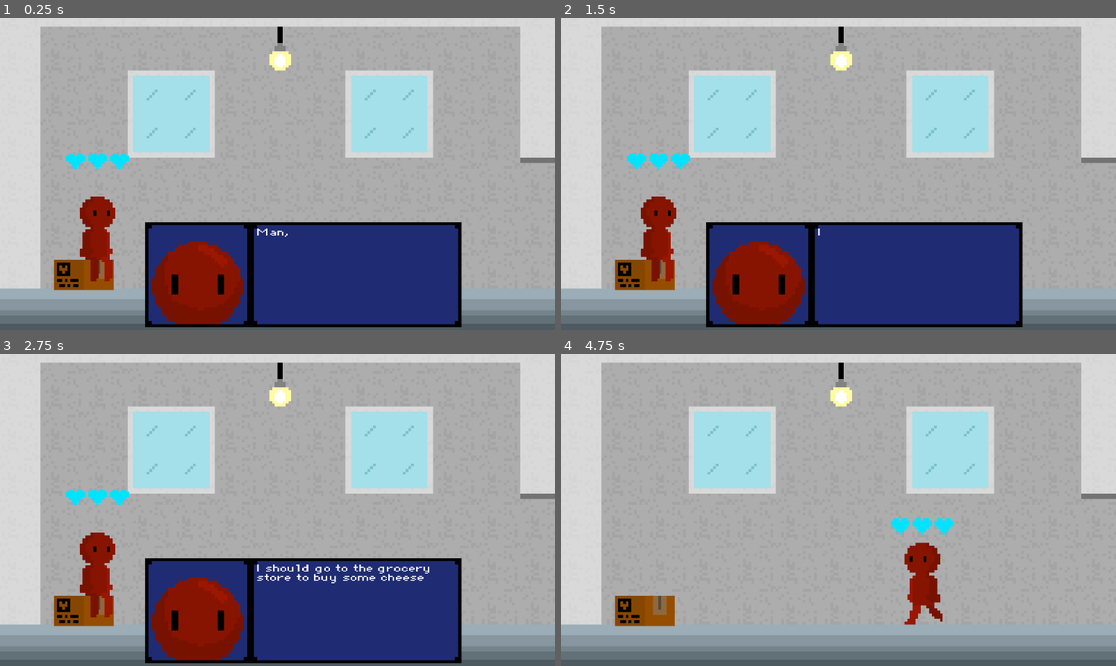
Above: before the commit, frames 1-4 (two rows, left to right).
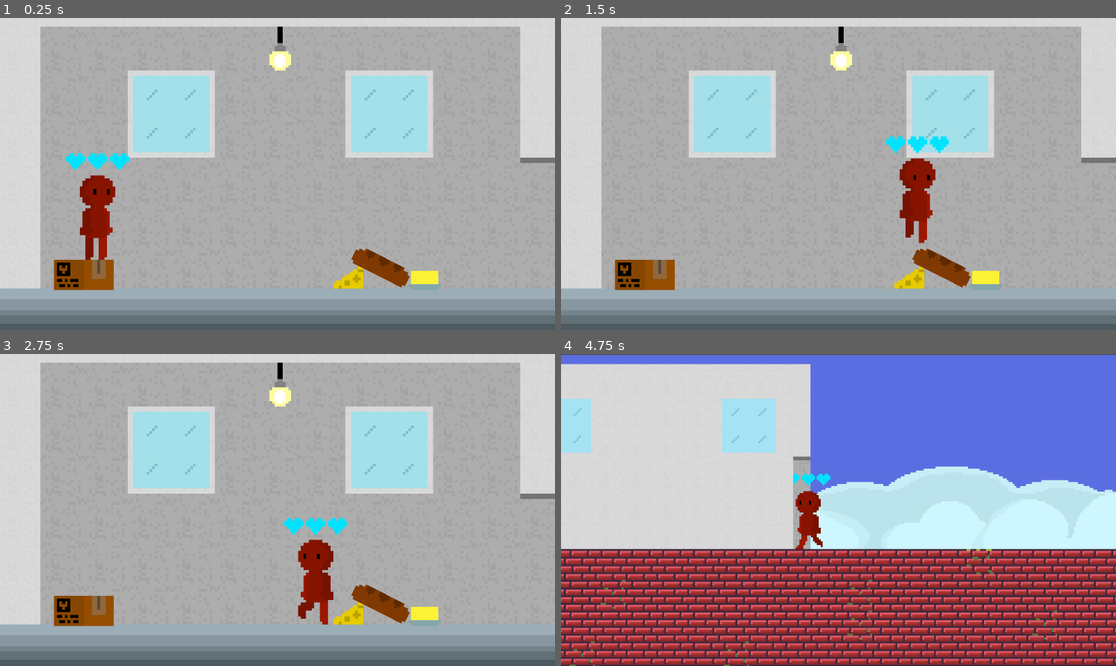
Above: after the commit, the same moments.

Repository: ratmanZorry/GJL-game-parade-game
Game: Godot game, scene res://scenes/house.tscn
The game is run twice, just before and just after one commit, with the same random seed, the same clock (stepped at 60 frames per second) and the same inputs.
Inputs:
- Up to frame 1 (0.25 s): no input
- Up to frame 2 (1.5 s): hold Right (right) from 0.53 s (still down); tap Space (dialogue) at 0.6, 1.35 s
- Up to frame 3 (2.75 s): release Right (right) at 2.03 s; hold A (left) from 2.03 s (still down); tap Space (dialogue) at 2.1 s
- Up to frame 4 (4.75 s): release A (left) at 2.78 s; hold Right (right) 2.78-4.28 s; tap Space (dialogue) at 2.85, 3.6, 4.35 s; hold A (left) from 4.28 s (still down)

The runs differ from the first frame. In frame 1, 20% of the frame differs, in the area x 11-84%, y 44-100%; in frame 2, 22%; in frame 3, 21%; in frame 4, 94%, in the area x 0-100%, y 0-100%.

Commit message:
fukc I don't have time

Diff:
--- a/loop-maintainer/scenes/main.tscn
+++ b/loop-maintainer/scenes/main.tscn
@@ -709,7 +709,7 @@
 layer_0/tile_data = PackedInt32Array(262139, 65539, 1, 262140, 65539, 1, 262141, 65539, 1, 262142, 3, 0, 262143, 65539, …(160081 unchanged characters)…
 
 [node name="player" parent="." node_paths=PackedStringArray("camera") instance=ExtResource("1_o5qli")]
-position = Vector2(-92, 48)
+position = Vector2(2427, 27)
 camera = NodePath("Camera2D")
 
 [node name="Camera2D" type="Camera2D" parent="player"]
--- a/loop-maintainer/scripts/game_manager.gd
+++ b/loop-maintainer/scripts/game_manager.gd
@@ -17,6 +17,7 @@
 
 var spike_data: Array = []
 var patrol_enemy_data: Array = []
+var fire_obstacle_data: Array = []
 
 var next_player_spawn_position: Vector2 = Vector2.INF
-var loop_number = 0
+var loop_number = 7
